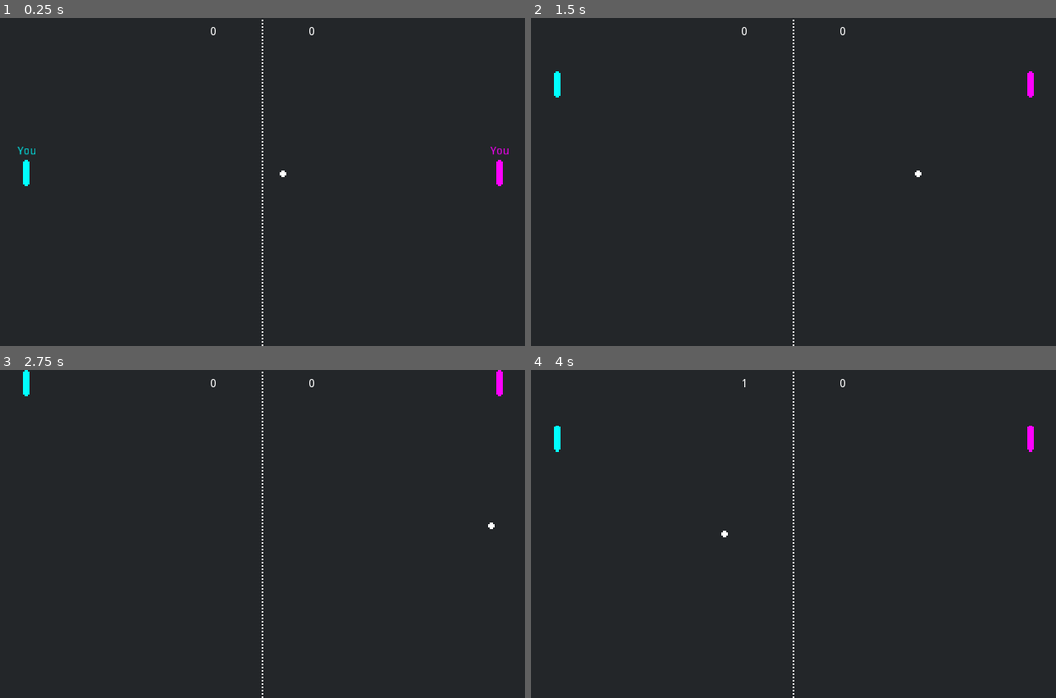
Above: before the commit, frames 1-4 (two rows, left to right).
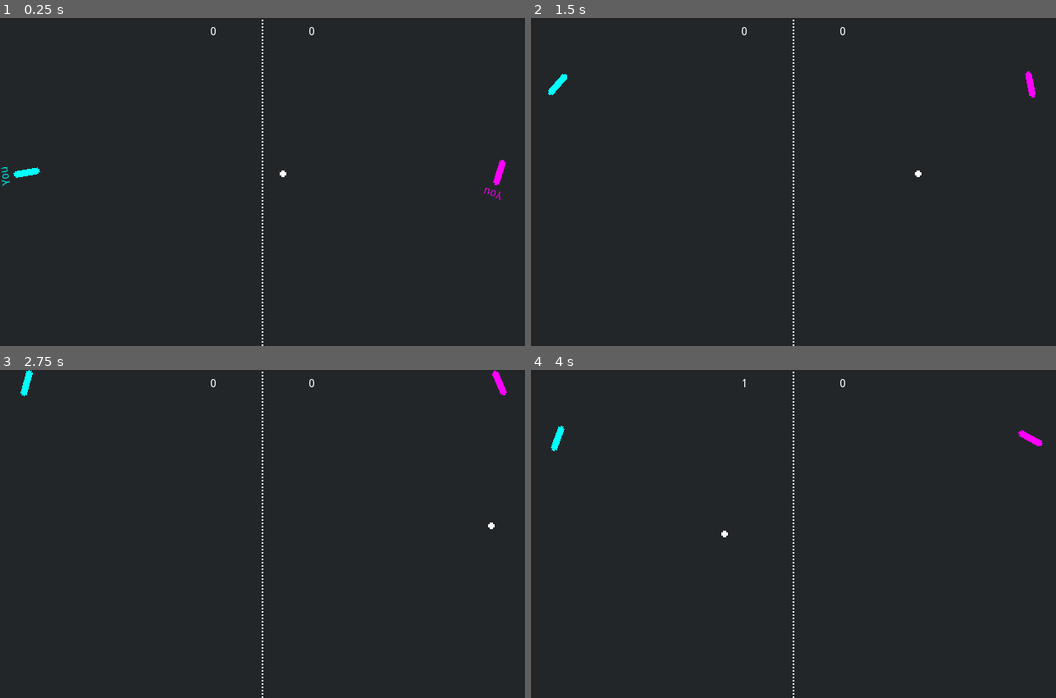
Above: after the commit, the same moments.

Repository: Leonix/godot-synced
Game: Godot game, scene res://playground/pong/pong.tscn
The game is run twice, just before and just after one commit, with the same random seed, the same clock (stepped at 60 frames per second) and the same inputs. This scene is started directly instead of the project's main scene.
Inputs (mouse positions are in pixels of both pictures, inside the frame that each line leads up to):
- Up to frame 1 (0.25 s): no input
- Up to frame 2 (1.5 s): tap Enter at 0.5 s; move the mouse to (909, 165) at 0.52 s; hold Up (move_up) 0.53-1.25 s; click (909, 165) at 0.67 s; drag from (688, 198) to (557, 83) at 1.27 s
- Up to frame 3 (2.75 s): tap Space at 2 s; move the mouse to (315, 461) at 2.02 s; hold Up (move_up) from 2.03 s (still down); click (315, 461) at 2.17 s
- Up to frame 4 (4 s): release Up (move_up) at 2.75 s; tap Enter at 2.75 s; drag from (767, 599) to (1029, 383) at 2.77 s; move the mouse to (951, 583) at 3.52 s; hold Down (move_down) from 3.53 s (still down); click (951, 583) at 3.67 s

The runs differ from the first frame. In frame 1, 0.3% of the frame differs, in the area x 0-97%, y 39-56%; in frame 2, 0.1%; in frame 3, 0.1%; in frame 4, 0.2%.
Error in both runs: Invalid call. Nonexistent function 'get' in base 'Nil'. (res://sync/Synced.gd:671)

Commit message:
client-owned properties: offline logic in pong example

Diff:
--- a/playground/pong/logic/ball.gd
+++ b/playground/pong/logic/ball.gd
@@ -33,11 +33,12 @@
 			_reset_ball(true)
 
 # called by paddle.gd when ball hits the paddle
-func bounce(left):
+func bounce(left, rot):
+	var dir = (1 if left else -1)
 	aligned.touch('position')
 	aligned.direction = Vector2(
-		abs(aligned.direction.x)*(1 if left else -1),
-		fmod(aligned.direction.y * 140.314 + 0.47, 1.0) - 0.5
+		abs(aligned.direction.x)*dir,
+		3*(fposmod(dir*rot+PI/2, PI) / PI - 0.5)
 	).normalized()
 	aligned.speed *= 1.1
 
--- a/playground/pong/logic/paddle.gd
+++ b/playground/pong/logic/paddle.gd
@@ -18,13 +18,15 @@
 			_hide_you_label()
 
 func _physics_process(delta):
-#	if name == 'Player1':
-#		synced.synced_property('position').debug_log = true
 	_motion = synced.input.get_action_strength("move_down") - synced.input.get_action_strength("move_up")
 	_motion *= MOTION_SPEED
 	if _motion != 0.0:
 		position.y = clamp(position.y + _motion * delta, 16, _screen_size_y - 16)
 		aligned.position = position
+	look_at(get_viewport().get_mouse_position())
+	#if name == 'Player1':
+		#synced.synced_property('position').debug_log = true
+		#print(get_viewport().get_mouse_position(), ' ', rotation)
 
 func _hide_you_label():
 	_you_hidden = true
@@ -32,4 +34,4 @@
 
 func _on_paddle_area_enter(area):
 	if not SyncManager.is_client() or synced.is_local_peer():
-		area.find_parent('Ball').bounce(left)
+		area.find_parent('Ball').bounce(left, rotation)
--- a/playground/pong/paddle.tscn
+++ b/playground/pong/paddle.tscn
@@ -41,6 +41,16 @@
 missing_state_interpolation = 1
 auto_sync_property = "position"
 
+[node name="rotation" type="Node" parent="synced"]
+script = ExtResource( 5 )
+sync_strategy = 4
+interpolation = 1
+missing_state_interpolation = 1
+auto_sync_property = "rotation"
+meta = {
+
+}
+
 [node name="aligned" type="Node2D" parent="."]
 script = ExtResource( 3 )
 [connection signal="area_entered" from="." to="." method="_on_paddle_area_enter"]
--- a/playground/pong/pong.tscn
+++ b/playground/pong/pong.tscn
@@ -27,9 +27,19 @@
 position = Vector2( 32.49, 188.622 )
 left = true
 
+[node name="rotation" parent="Player1/synced" index="1"]
+meta = {
+
+}
+
 [node name="Player2" parent="." instance=ExtResource( 3 )]
 modulate = Color( 1, 0, 1, 1 )
 position = Vector2( 608.88, 188.622 )
+
+[node name="rotation" parent="Player2/synced" index="1"]
+meta = {
+
+}
 
 [node name="Ball" parent="." instance=ExtResource( 4 )]
 position = Vector2( 320.387, 189.525 )
--- a/sync/Synced.gd
+++ b/sync/Synced.gd
@@ -334,8 +334,8 @@
 # send at different state_ids).
 # If at all possible, Synced tries to send to all players the same data
 # to save CPU cycles on data encoding. This may not always be possible
-# due to Time Depth calculations (!!! not implemented yet)
-# and hidden (masked) properties different for different players (!!! again)
+# because Time Depth calculations and hidden (masked) properties differ
+# for different players (!!! masked properties are not implemented yet)
 func send_all_data_frames():
 	assert(SyncManager.is_server())
 
